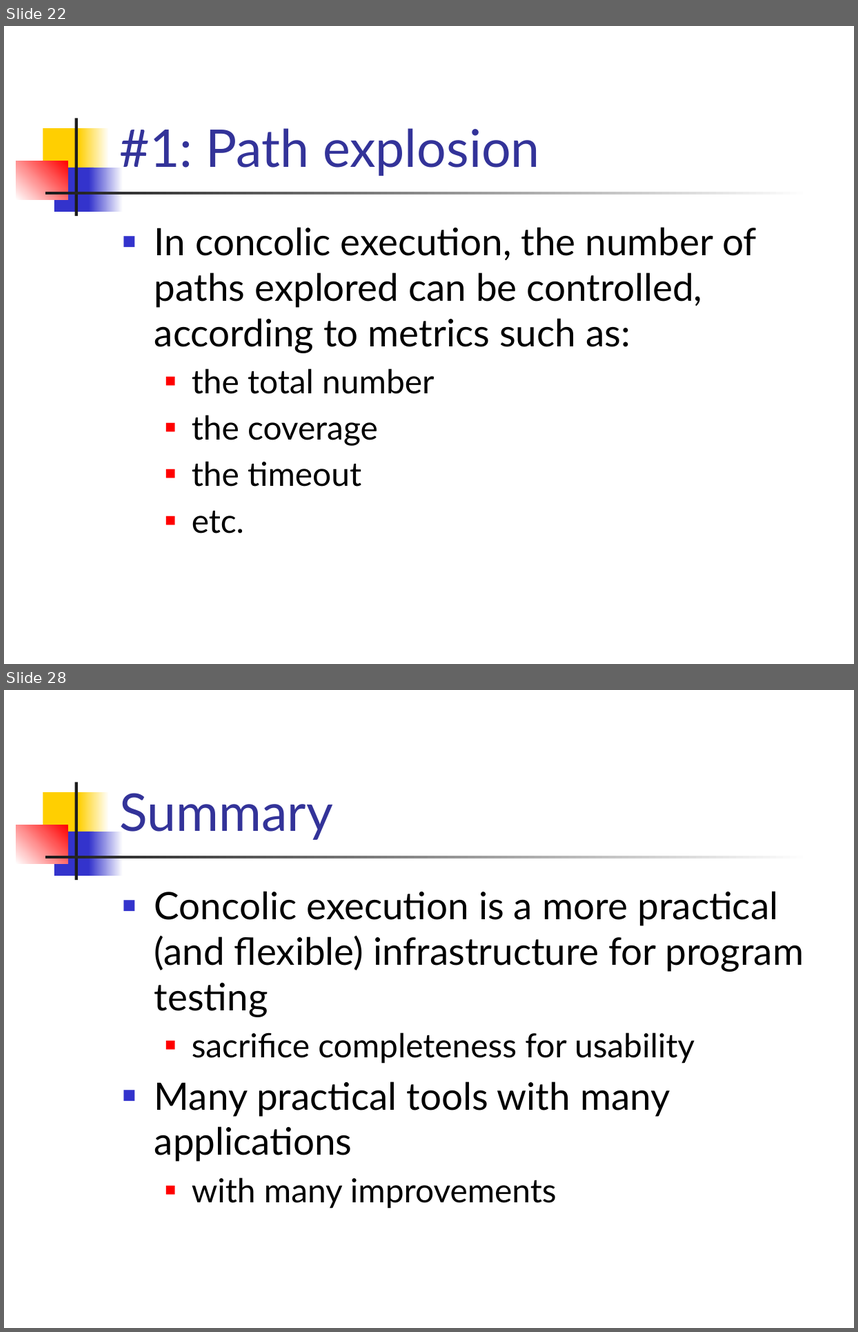
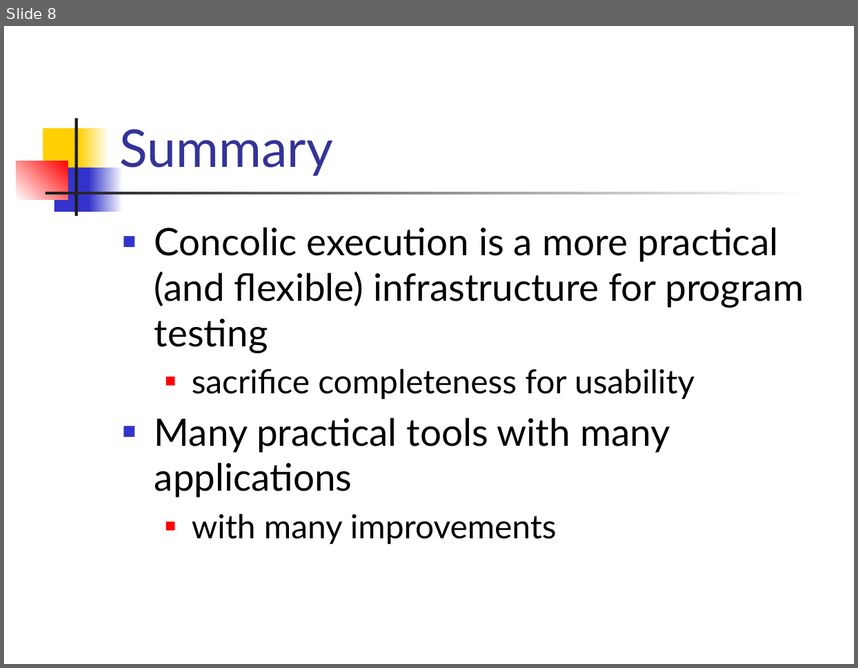
Before and after one commit to csslab-ustc/csslab-ustc.github.io, a slide deck: courses/theory/slides/lec17-concolic.pptx. Shown one above the other, each under a label of ours: slides 22 and 28 before the commit, slide 8 after it; the slides between them are not shown. The pictures are 858x1332 and 858x668 pixels, drawn with LibreOffice and Linux fonts; fonts in the diff are those of the drawing. Boxes give left, top, right and bottom in pixels: in the first picture for what was removed or moved away, otherwise in the second. Text is boxed around its words. In the diff, an @@ line names an element or a change of style, - is before the commit and + after.

```diff
--- a/courses/theory/slides/lec17-concolic.pptx
+++ b/courses/theory/slides/lec17-concolic.pptx
@@ slide 22 removed at (4,26,854,664), background #FFFFFF; not listed: 7 template elements that a slide beside it also shows @@
@@ title removed at (119,128,540,176) @@
-#1: Path explosion
@@ text removed at (154,227,757,533) @@
-■ In concolic execution, the number of paths explored can be controlled, according to metrics such as:
-  ■ the total number
-  ■ the coverage
-  ■ the timeout
-  ■ etc.
@@ what was slide 28 is now slide 8 @@
```
Also in this commit, not shown: 19 other slides removed.
